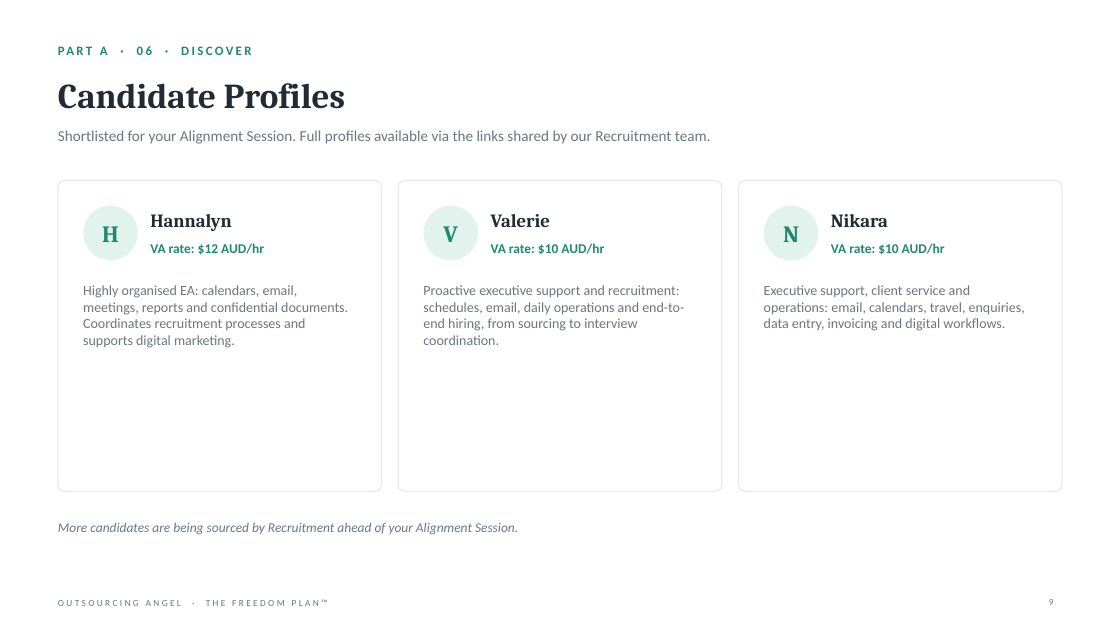
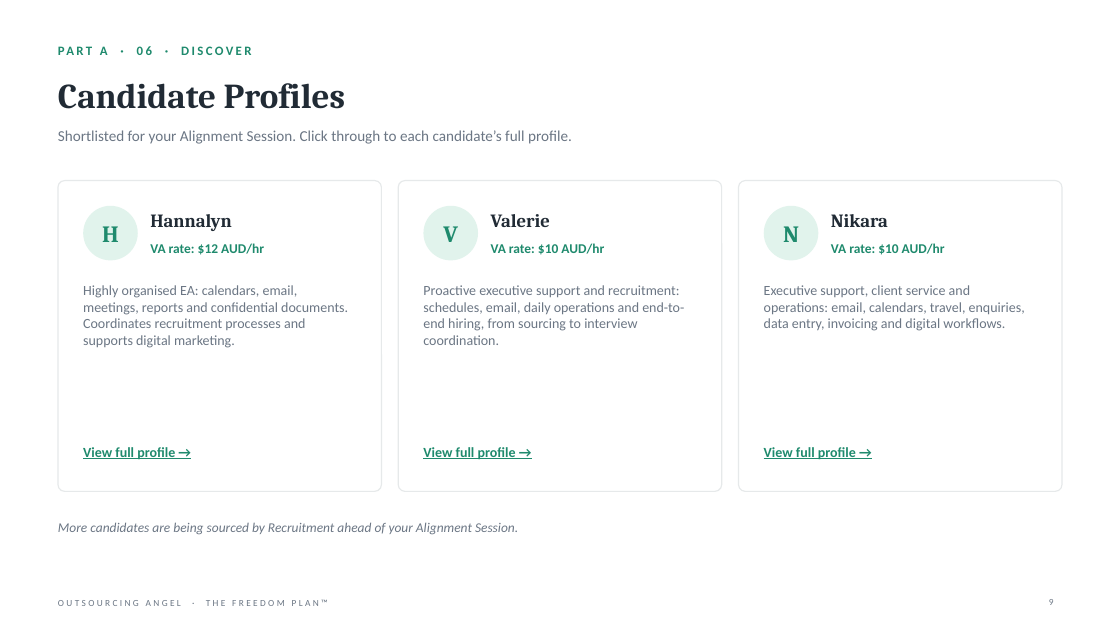
Before and after one commit to gail-gif/OA, a slide deck: slide 9 of Yasmine_Johnson_Freedom_Plan_v2.pptx. Drawn at 1120x630 pixels with LibreOffice and Linux fonts; fonts in the diff are those of the drawing. Boxes give left, top, right and bottom in pixels: in the first picture for what was removed or moved away, otherwise in the second. Text is boxed around its words. In the diff, an @@ line names an element or a change of style, - is before the commit and + after.

```diff
--- a/Yasmine_Johnson_Freedom_Plan_v2.pptx
+++ b/Yasmine_Johnson_Freedom_Plan_v2.pptx
@@ text at <box>58,130,572,144</box>: text changed @@
-Shortlisted for your Alignment Session. Full profiles available via the links shared by our Recruitment team.
+Shortlisted for your Alignment Session. Click through to each candidate’s full profile.
@@ text added at <box>83,447,175,460</box>, 12 pt, text #1F8A6D, bold, underline @@
+View full profile →
@@ text added at <box>423,447,516,460</box>, 12 pt, text #1F8A6D, bold, underline @@
+View full profile →
@@ text added at <box>764,447,856,460</box>, 12 pt, text #1F8A6D, bold, underline @@
+View full profile →
```
